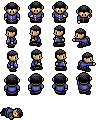
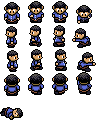
The second w=96, h=120 image is a revision of the first. Changes to its layers:
painted on "manager.png" over [30, 91, 66, 95]
